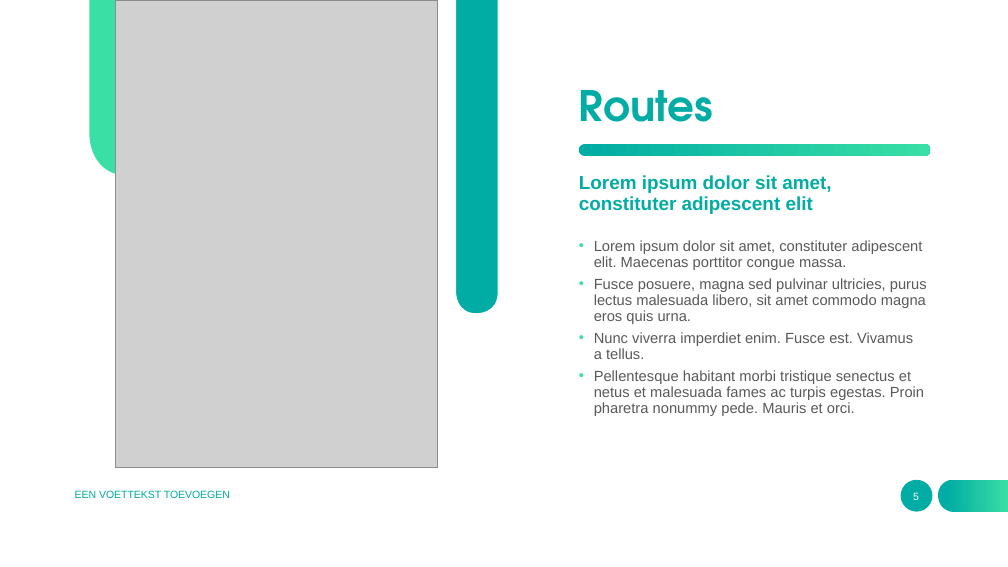
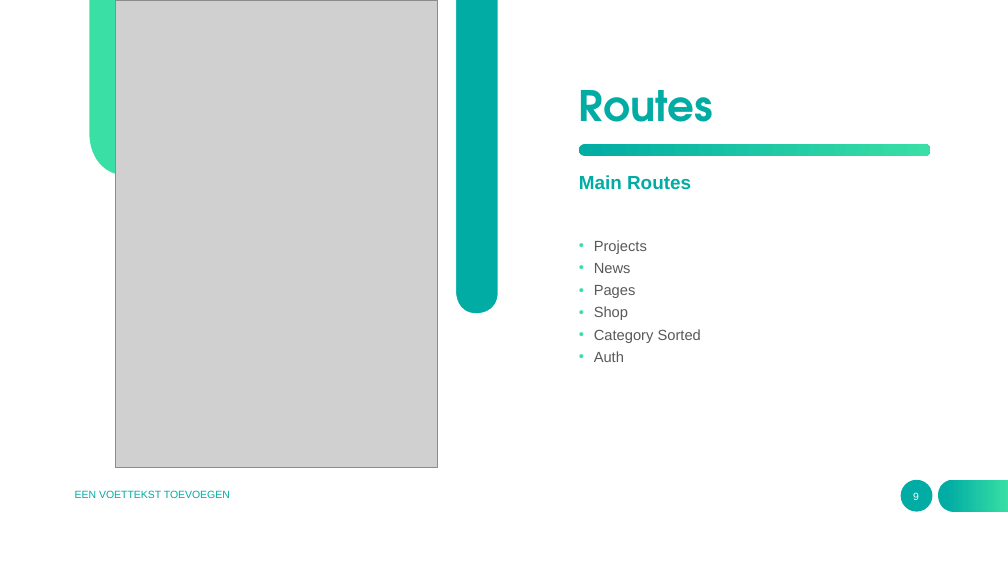
Before and after one commit to nawatend/fundtime, a slide deck: slide 9 of docs/Fund Time.pptx (slide 5 before the commit). Drawn at 1008x567 pixels with LibreOffice and Linux fonts; fonts in the diff are those of the drawing; grey boxes stand for pictures. Boxes give left, top, right and bottom in pixels: in the first picture for what was removed or moved away, otherwise in the second. Text is boxed around its words. In the diff, an @@ line names an element or a change of style, - is before the commit and + after.

```diff
--- a/docs/Fund Time.pptx
+++ b/docs/Fund Time.pptx
@@ text at (579, 175, 691, 190): text changed @@
-Lorem ipsum dolor sit amet,
-constituter adipescent elit
+Main Routes
@@ text at (594, 240, 701, 362): text changed @@
-• Lorem ipsum dolor sit amet, constituter adipescent elit. Maecenas porttitor congue massa.
-• Fusce posuere, magna sed pulvinar ultricies, purus lectus malesuada libero, sit amet commodo magna eros quis urna.
-• Nunc viverra imperdiet enim. Fusce est. Vivamus
-  a tellus.
-• Pellentesque habitant morbi tristique senectus et netus et malesuada fames ac turpis egestas. Proin pharetra nonummy pede. Mauris et orci.
+• Projects
+• News
+• Pages
+• Shop
+• Category Sorted
+• Auth
```
Also in this commit, not shown: 4 other slides changed, 8 slides added, 6 slides removed, 4 other files.
